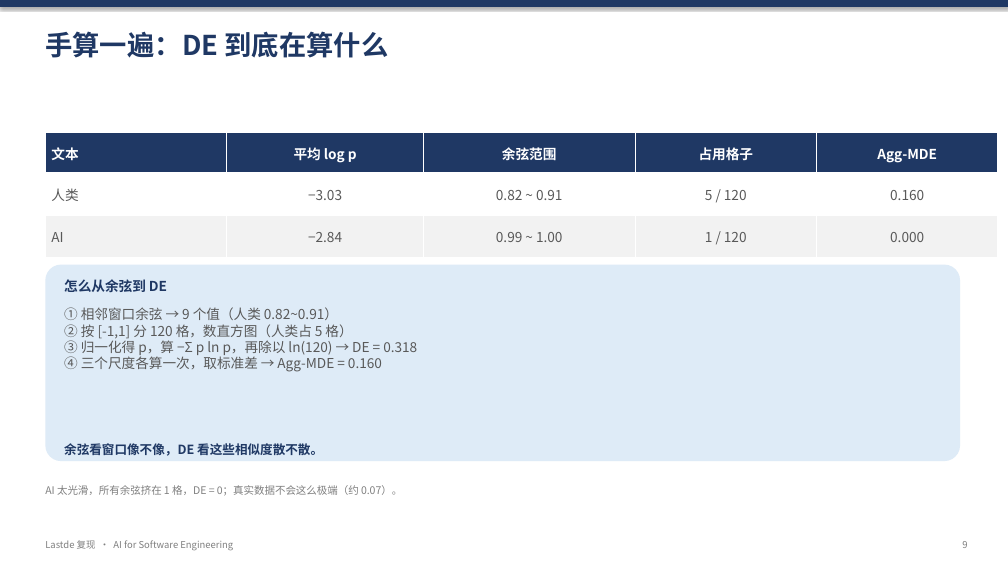
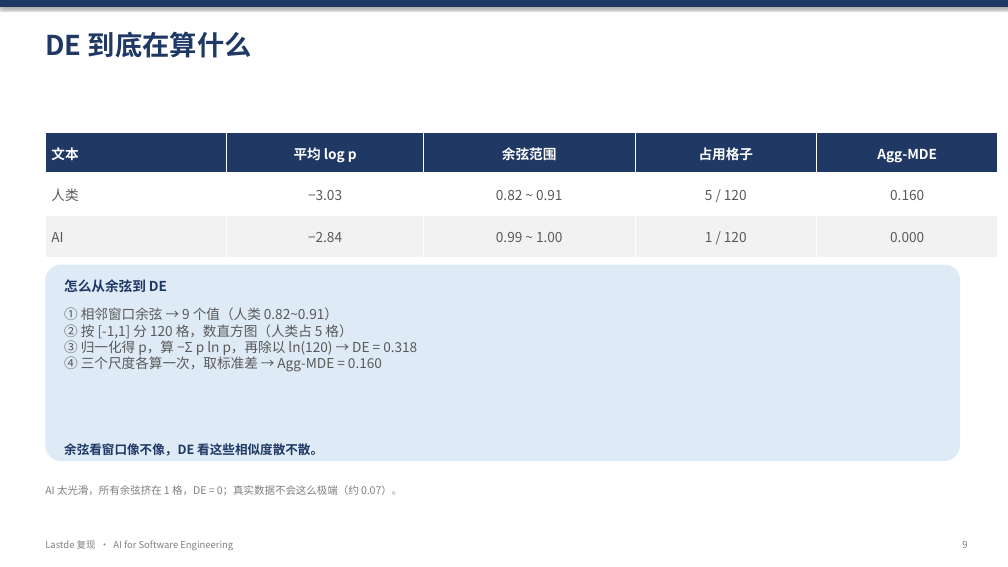
Before and after one commit to okkkk2-c/lastde-repro, a slide deck: slide 11 of Lastde复现汇报-算法部分.pptx. Drawn at 1008x567 pixels with LibreOffice and Linux fonts; fonts in the diff are those of the drawing. Boxes give left, top, right and bottom in pixels: in the first picture for what was removed or moved away, otherwise in the second. Text is boxed around its words. In the diff, an @@ line names an element or a change of style, - is before the commit and + after.

```diff
--- a/Lastde复现汇报-算法部分.pptx
+++ b/Lastde复现汇报-算法部分.pptx
@@ text at [45, 31, 252, 58]: text changed @@
-手算一遍：DE 到底在算什么
+DE 到底在算什么
```
Also in this commit, not shown: 4 other slides changed, 1 slide added.
